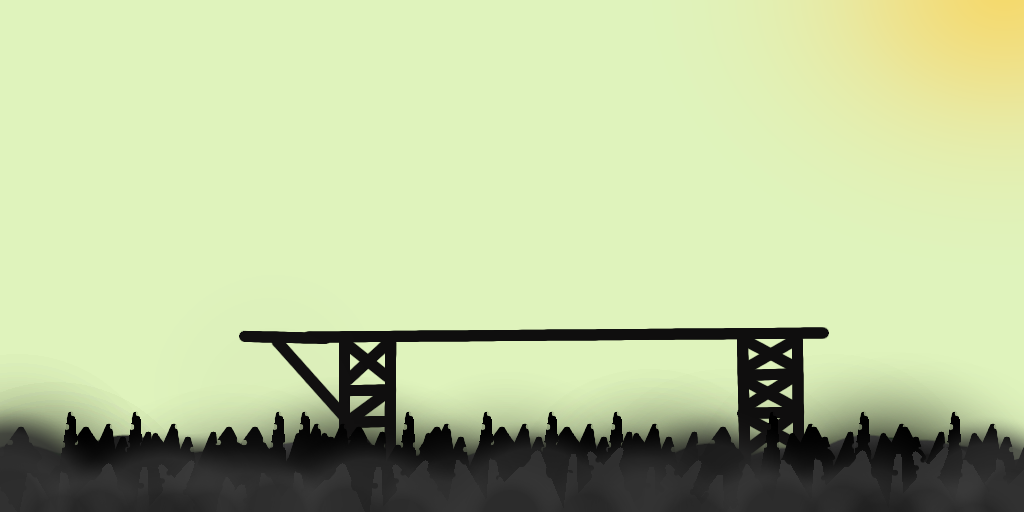
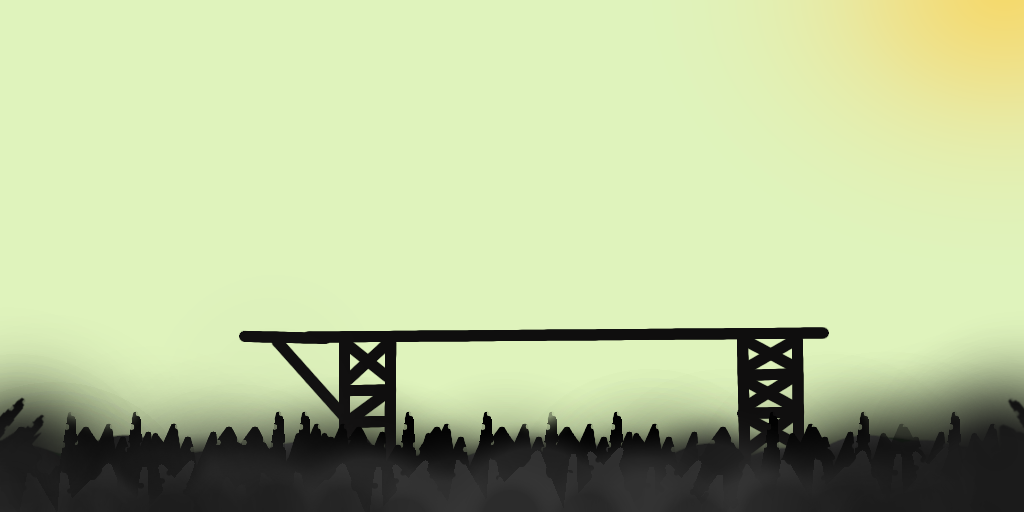
Before/after of a 1024px x 512px layered artwork. What changed in the layer stack:
painted on "fogfront" over [0, 316, 1024, 512]
painted on "fog" over [0, 404, 218, 512]
painted on "spikes" over [0, 396, 1024, 500]
